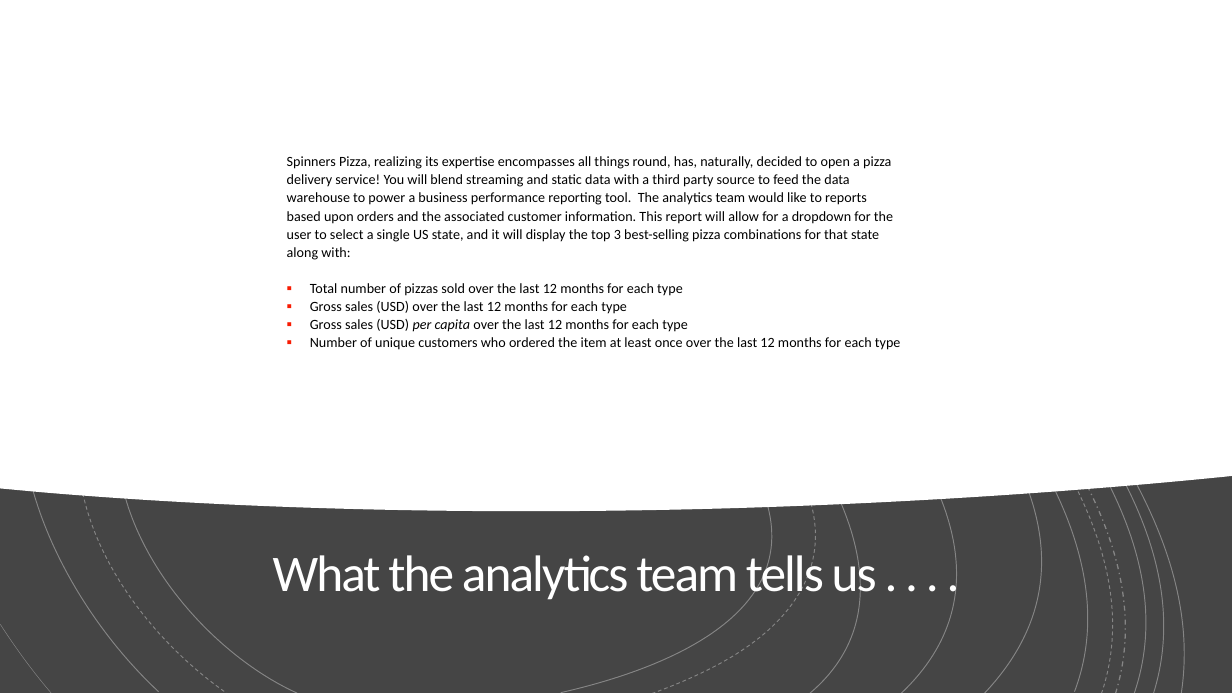
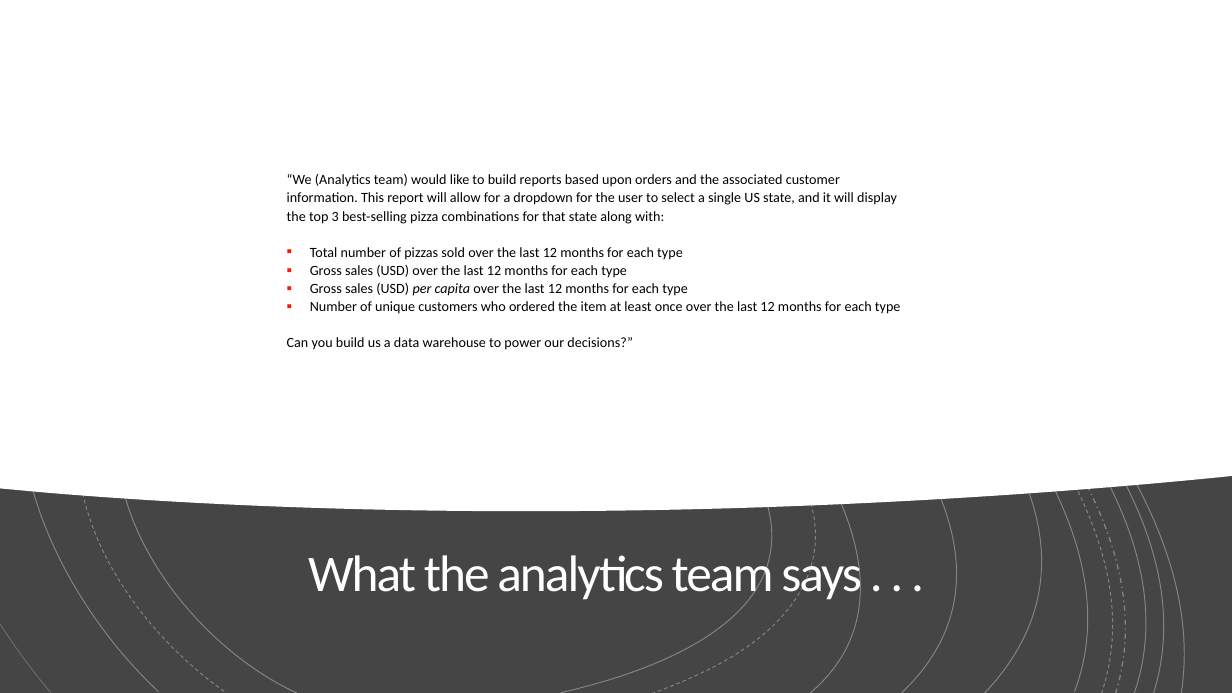
Before and after one commit to jerrycutshaw/spinners-pizza-example-solution-architecture, a slide deck: slide 4 of spinners-pizza-delivery-presentation.pptx. Drawn at 1232x693 pixels with LibreOffice and Linux fonts; fonts in the diff are those of the drawing. Boxes give left, top, right and bottom in pixels: in the first picture for what was removed or moved away, otherwise in the second. Text is boxed around its words. In the diff, an @@ line names an element or a change of style, - is before the commit and + after.

```diff
--- a/spinners-pizza-delivery-presentation.pptx
+++ b/spinners-pizza-delivery-presentation.pptx
@@ text at box(287, 174, 897, 224): text changed @@
-Spinners Pizza, realizing its expertise encompasses all things round, has, naturally, decided to open a pizza delivery service! You will blend streaming and static data with a third party source to feed the data warehouse to power a business performance reporting tool. The analytics team would like to reports based upon orders and the associated customer information. This report will allow for a dropdown for the user to select a single US state, and it will display the top 3 best-selling pizza combinations for that state along with:
+“We (Analytics team) would like to build reports based upon orders and the associated customer information. This report will allow for a dropdown for the user to select a single US state, and it will display the top 3 best-selling pizza combinations for that state along with:
@@ text at box(287, 337, 633, 350): paragraph added @@
+Can you build us a data warehouse to power our decisions?”
@@ title at box(308, 549, 862, 604): text changed @@
-What the analytics team tells us . . . .
+What the analytics team says . . .
```
Also in this commit, not shown: 3 other slides changed, 1 slide added.
